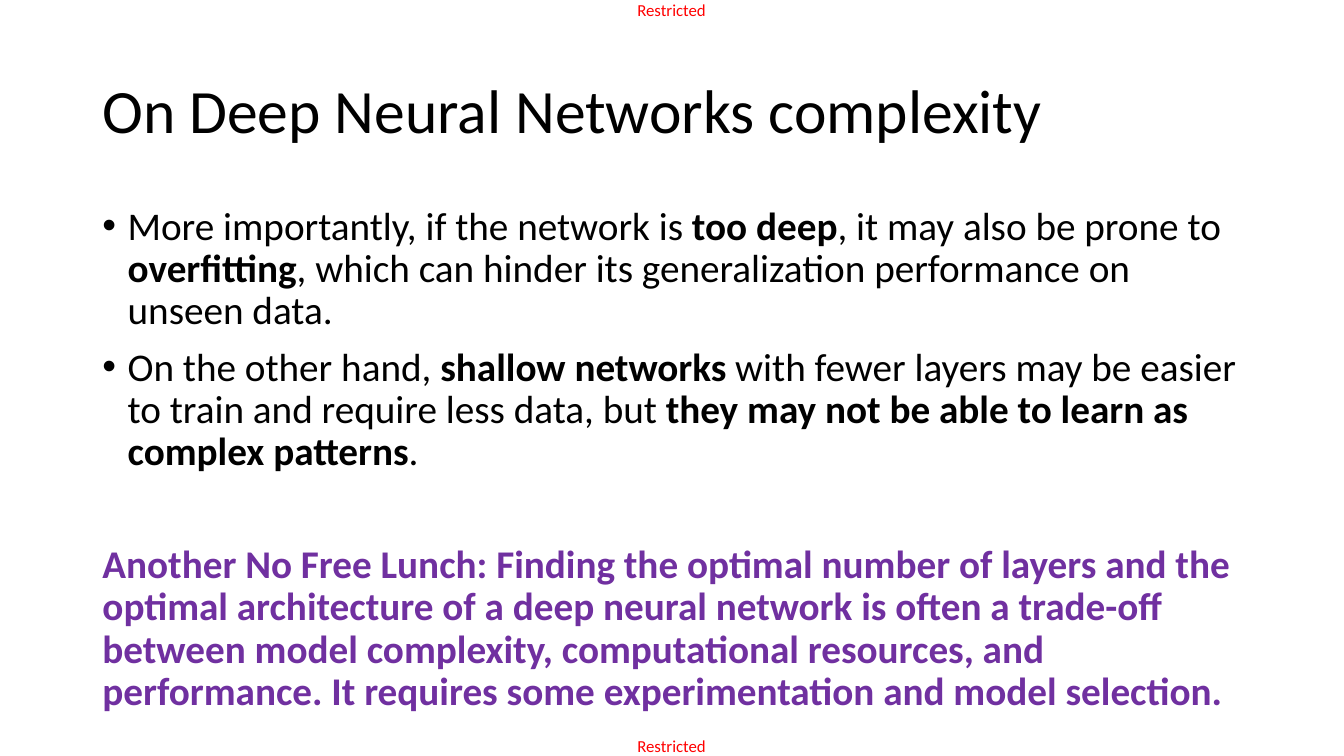
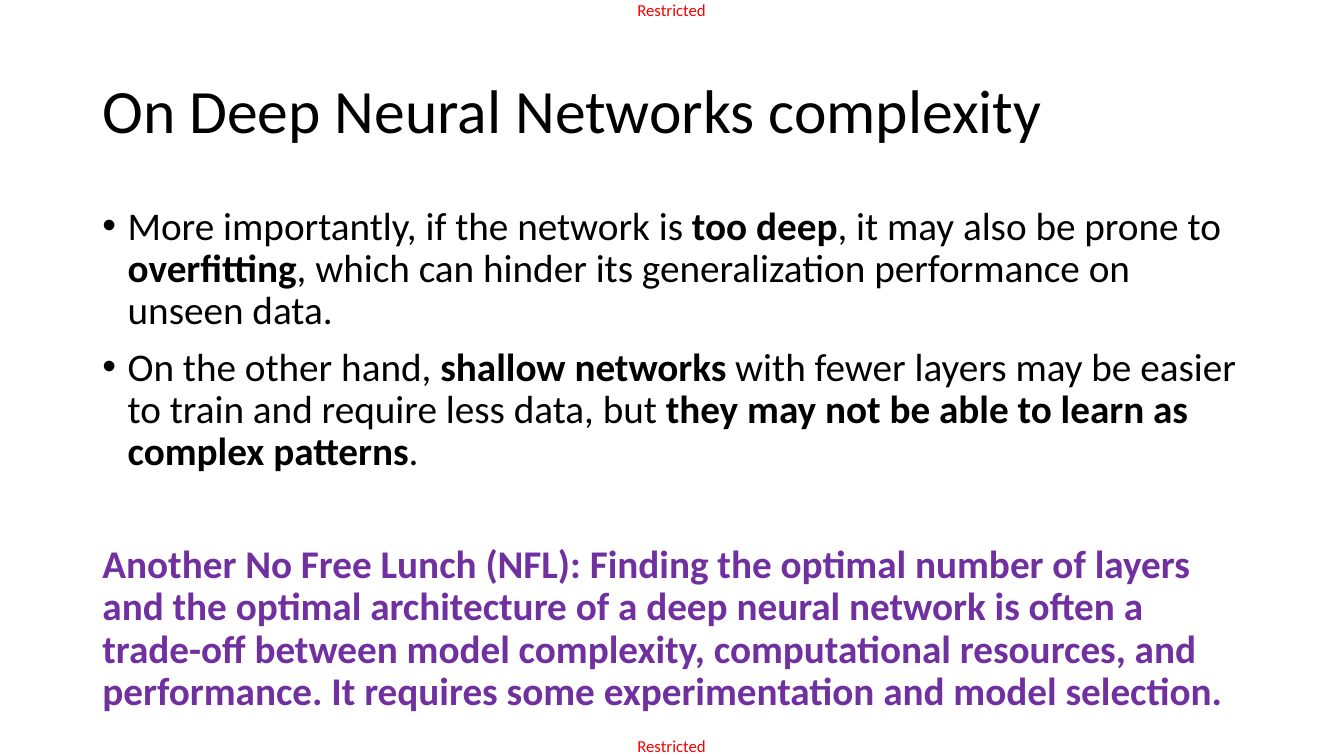
Before and after one commit to matthieudemari/SUTD_DL_50_039, a slide deck: slide 52 of W3/3. W3S3 final/W3S3.pptx (slide 50 before the commit). Drawn at 1344x756 pixels with LibreOffice and Linux fonts; fonts in the diff are those of the drawing. Boxes give left, top, right and bottom in pixels: in the first picture for what was removed or moved away, otherwise in the second. Text is boxed around its words. In the diff, an @@ line names an element or a change of style, - is before the commit and + after.

```diff
--- a/W3/3. W3S3 final/W3S3.pptx
+++ b/W3/3. W3S3 final/W3S3.pptx
@@ text at (102,549,1222,711): text changed @@
-Another No Free Lunch: Finding the optimal number of layers and the optimal architecture of a deep neural network is often a trade-off between model complexity, computational resources, and performance. It requires some experimentation and model selection.
+Another No Free Lunch (NFL): Finding the optimal number of layers and the optimal architecture of a deep neural network is often a trade-off between model complexity, computational resources, and performance. It requires some experimentation and model selection.
```
Also in this commit, not shown: 11 other slides changed, 2 slides added, 10 other files.
